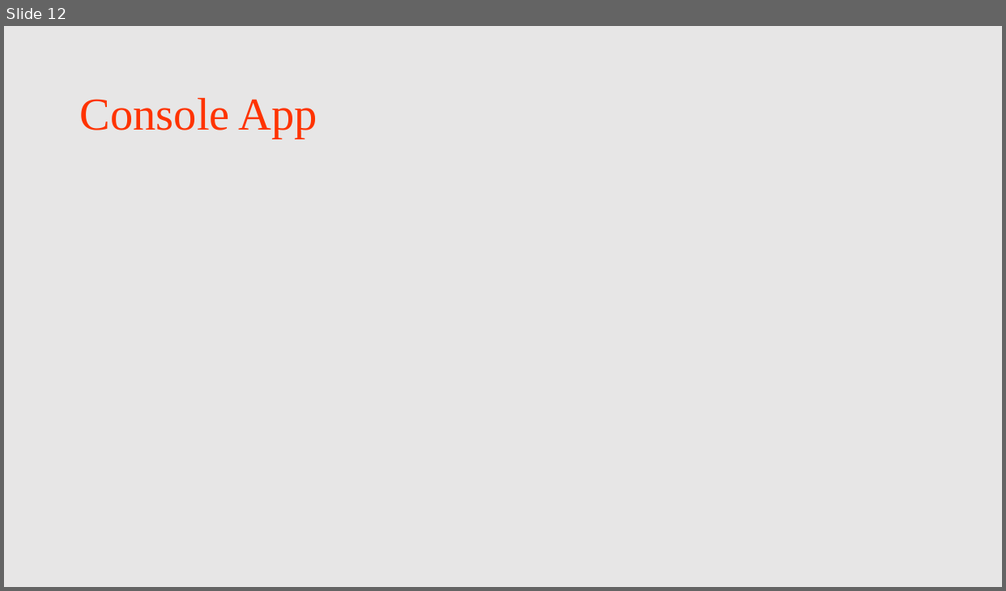
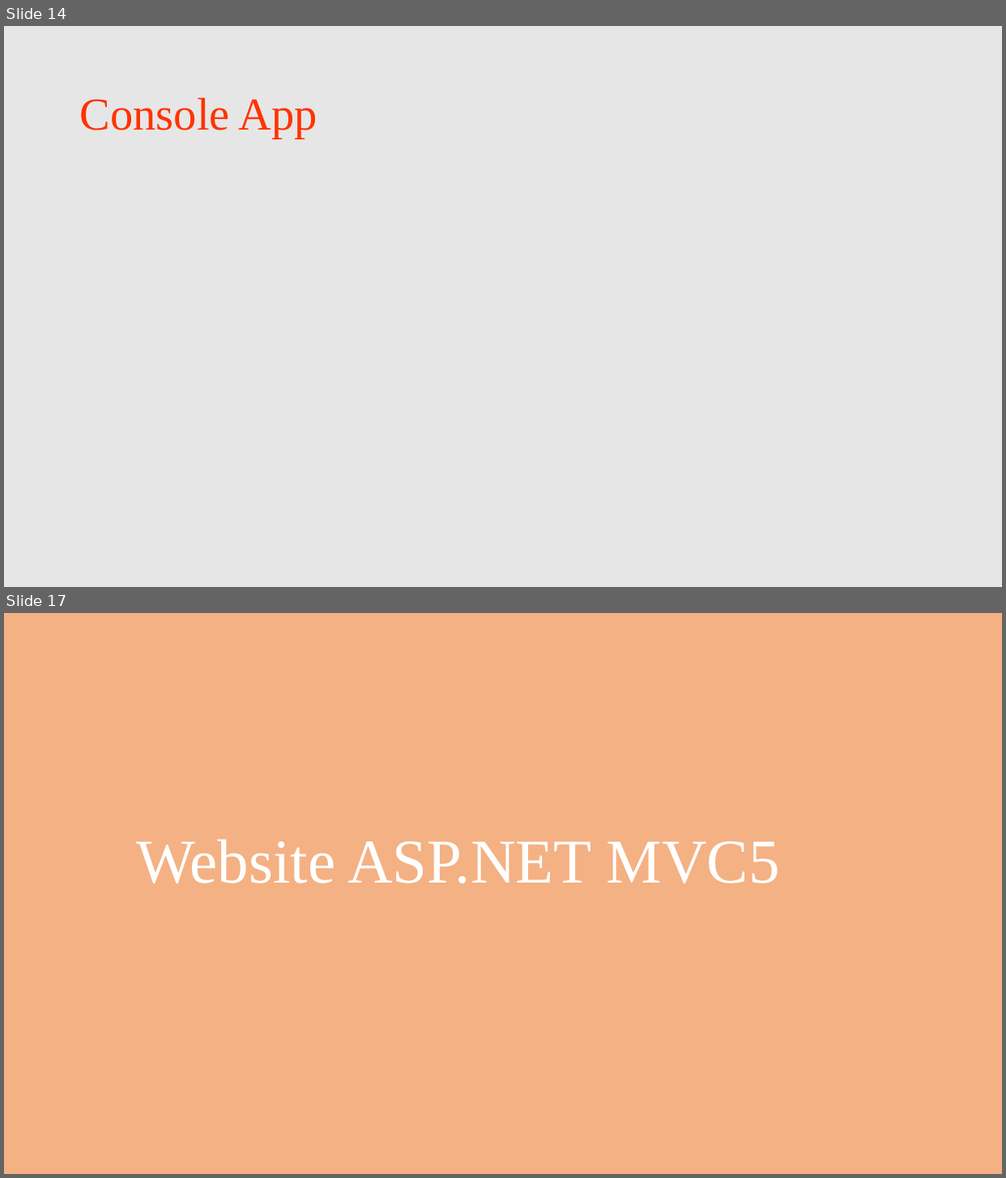
Before and after one commit to djhmateer/davesmusic, a slide deck: Documents/DavesTopMusic.pptx. Shown one above the other, each under a label of ours: slide 12 before the commit, slides 14 and 17 after it; the slides between them are not shown. The pictures are 1006x591 and 1006x1178 pixels, drawn with LibreOffice and Linux fonts; fonts in the diff are those of the drawing; background and template pictures are left out. Boxes give left, top, right and bottom in pixels: in the first picture for what was removed or moved away, otherwise in the second. Text is boxed around its words. In the diff, an @@ line names an element or a change of style, - is before the commit and + after.

```diff
--- a/Documents/DavesTopMusic.pptx
+++ b/Documents/DavesTopMusic.pptx
@@ slide 17 added at box(4, 613, 1002, 1174), background #F4B183 @@
@@ title added at box(136, 839, 780, 884), 60 pt, text #FFFFFF @@
+Website ASP.NET MVC5
@@ what was slide 12 is now slide 14 @@
```
Also in this commit, not shown: 2 slides changed, 19 other slides added, 1 other file.
